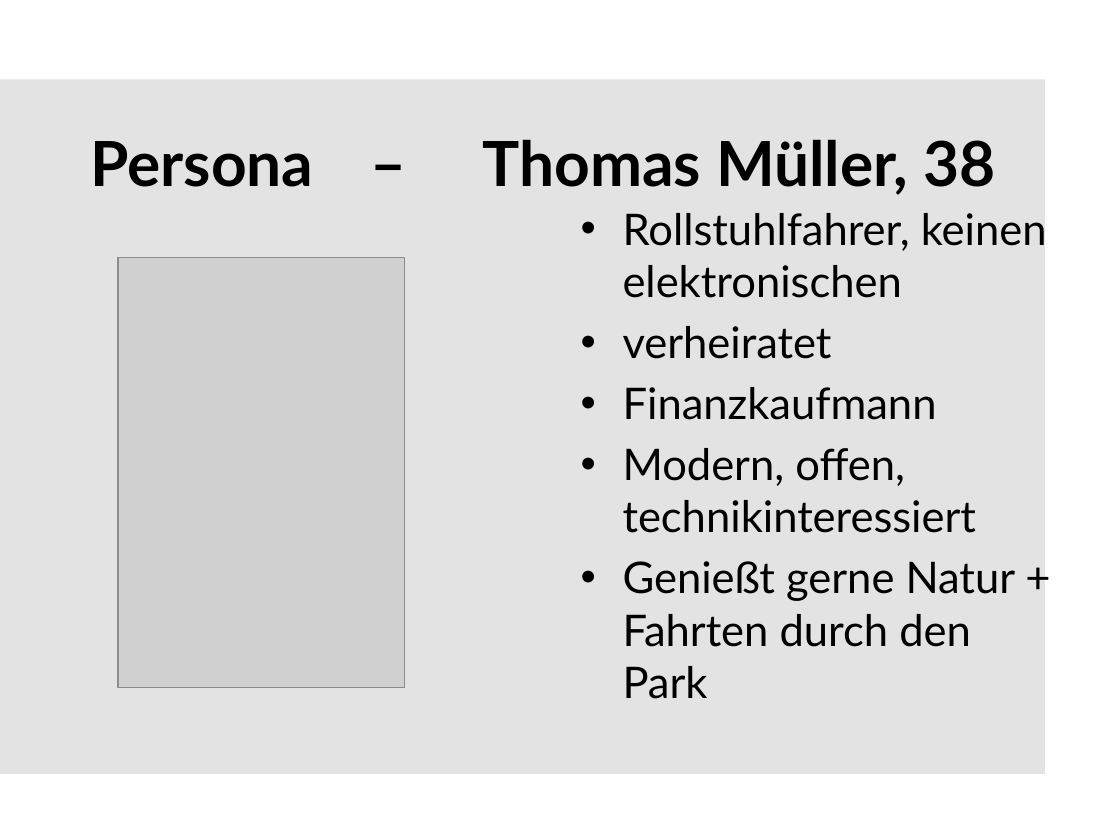
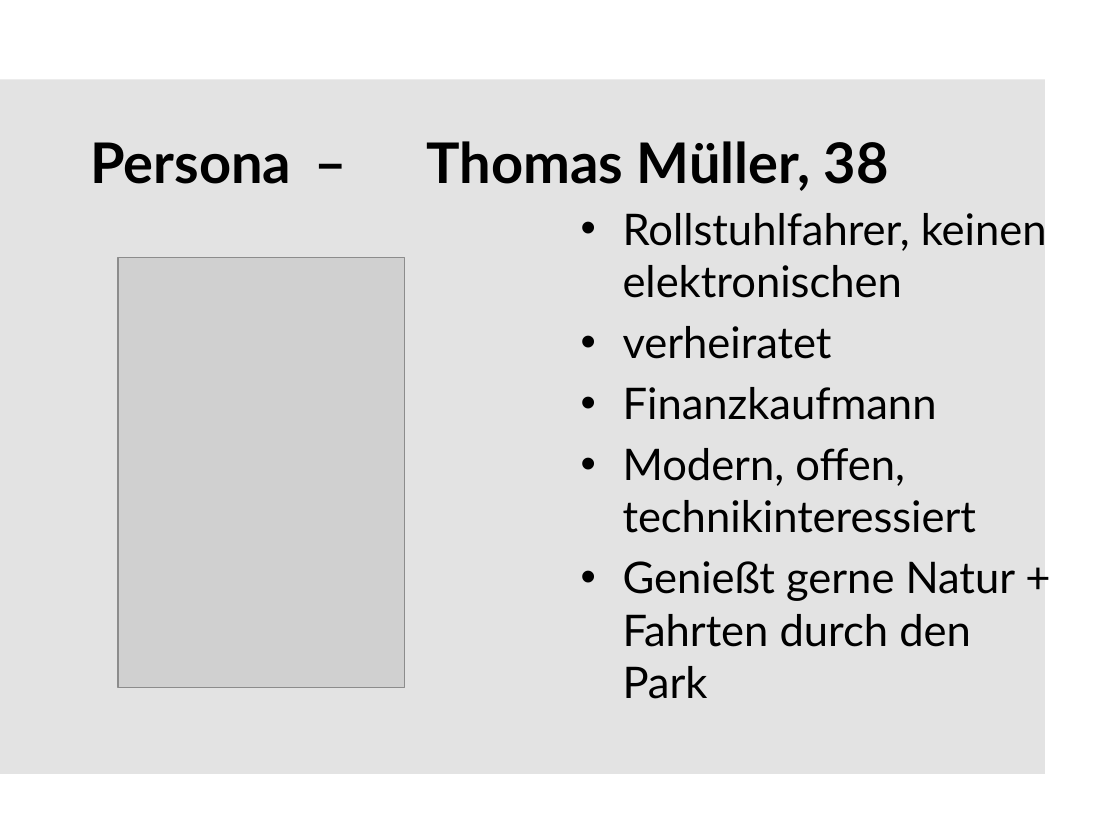
Before and after one commit to ChristineAgethen/Interaktionskonzept_Rollstuhl, a slide deck: slide 16 of Interaktionskonzept.pptx. Drawn at 1120x840 pixels with LibreOffice and Linux fonts; fonts in the diff are those of the drawing; grey boxes stand for pictures; background and template pictures are left out. Boxes give left, top, right and bottom in pixels: in the first picture for what was removed or moved away, otherwise in the second. Text is boxed around its words. In the diff, an @@ line names an element or a change of style, - is before the commit and + after.

```diff
--- a/Interaktionskonzept.pptx
+++ b/Interaktionskonzept.pptx
@@ title "Persona – Thomas Müller, 38" at <box>91,141,889,191</box>: size 40 to 36 pt @@
```
Also in this commit, not shown: 1 other slide changed, 1 slide added, 1 other file.
